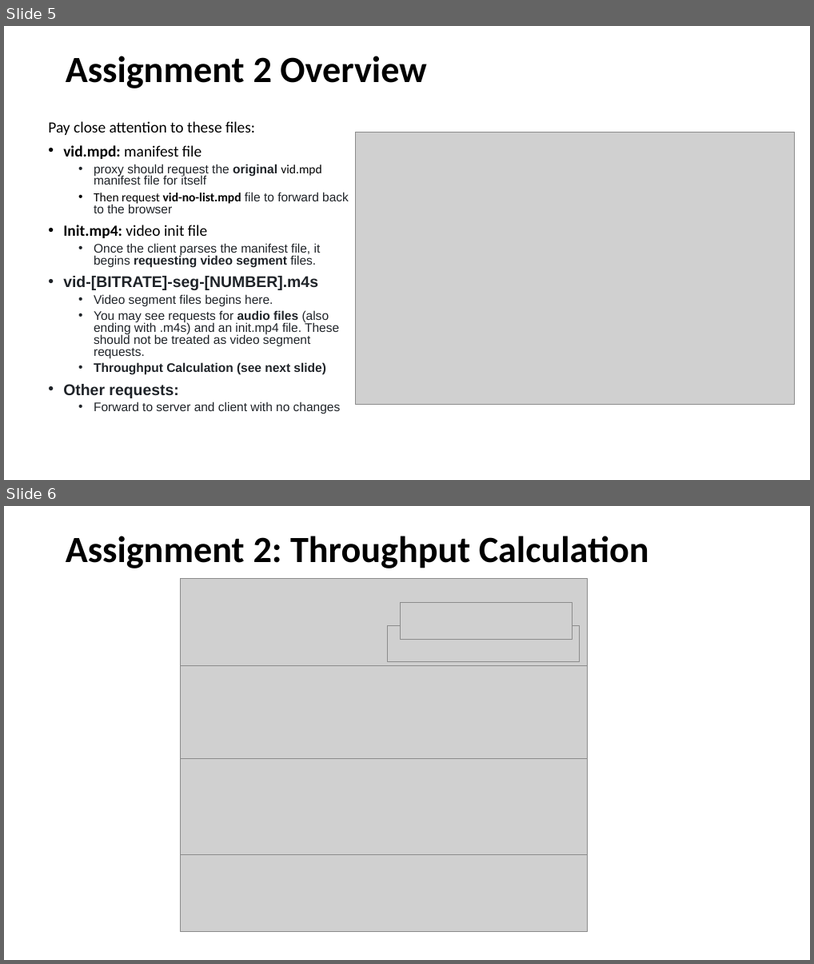
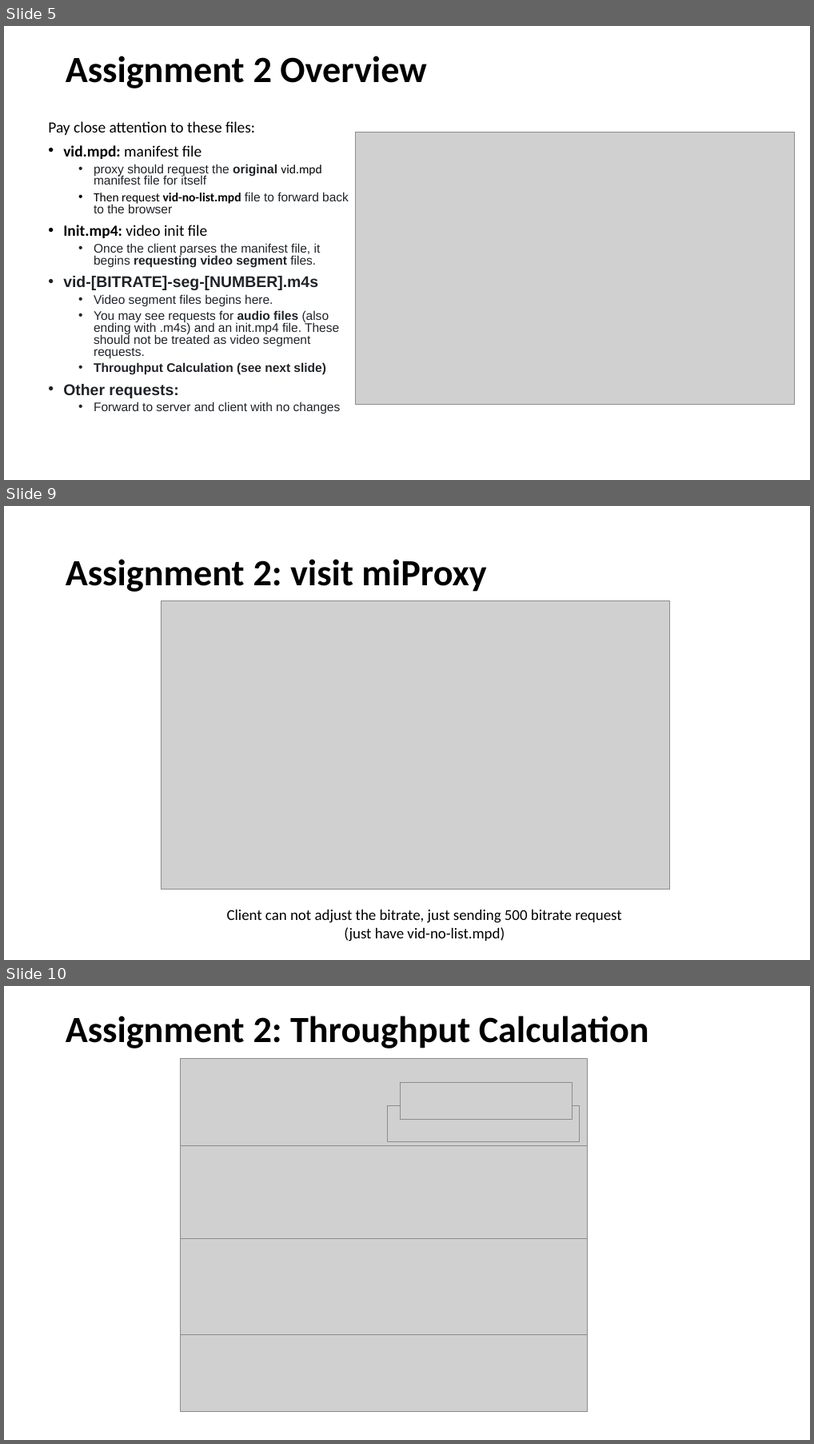
Before and after one commit to henryhxu/CSCI4430-ESTR4120, a slide deck: tutorial/T06/tut06.pptx. Shown one above the other, each under a label of ours: slides 5 and 6 before the commit, slides 5, 9 and 10 after it; the slides between them are not shown. The pictures are 814x964 and 814x1444 pixels, drawn with LibreOffice and Linux fonts; fonts in the diff are those of the drawing; grey boxes stand for pictures. Boxes give left, top, right and bottom in pixels: in the first picture for what was removed or moved away, otherwise in the second. Text is boxed around its words. In the diff, an @@ line names an element or a change of style, - is before the commit and + after.

```diff
--- a/tutorial/T06/tut06.pptx
+++ b/tutorial/T06/tut06.pptx
@@ slide 9 added at bbox=[4, 506, 810, 960], background #FFFFFF @@
@@ title added at bbox=[66, 559, 486, 592], 44 pt, text #000000, bold @@
+Assignment 2: visit miProxy
@@ picture added at bbox=[161, 601, 670, 889] @@
@@ text added at bbox=[227, 909, 622, 941], 18 pt, text #000000 @@
+Client can not adjust the bitrate, just sending 500 bitrate request
+(just have vid-no-list.mpd)
@@ what was slide 6 is now slide 10 @@
```
Also in this commit, not shown: 1 slide changed, 3 other slides added.
